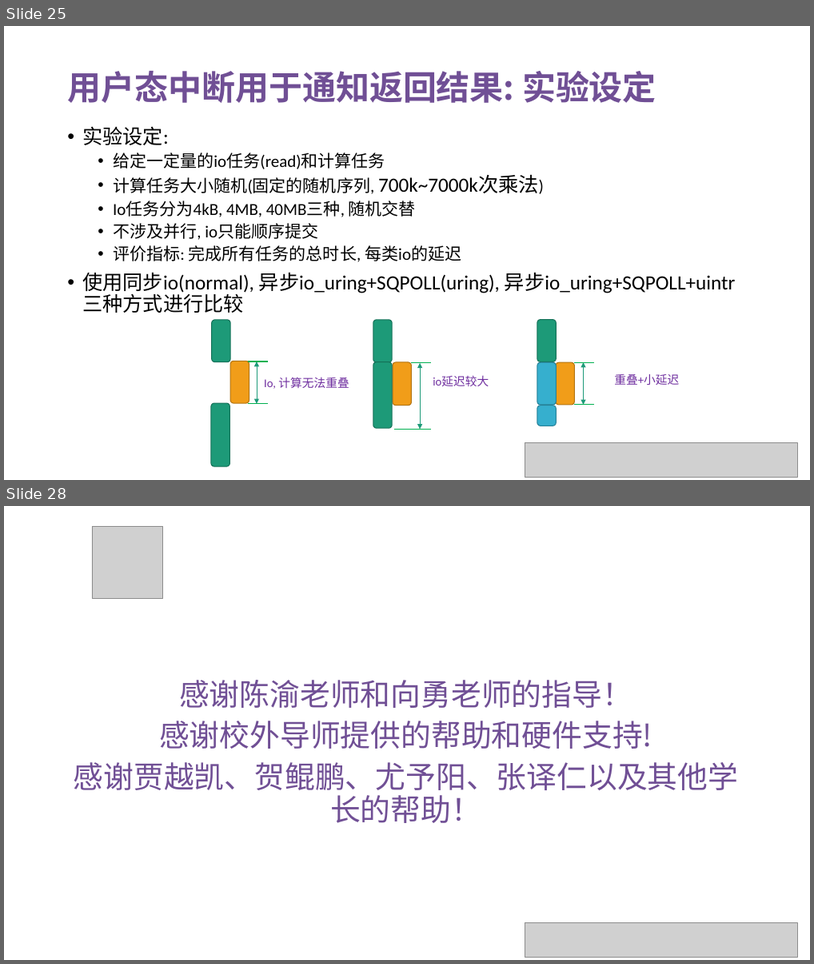
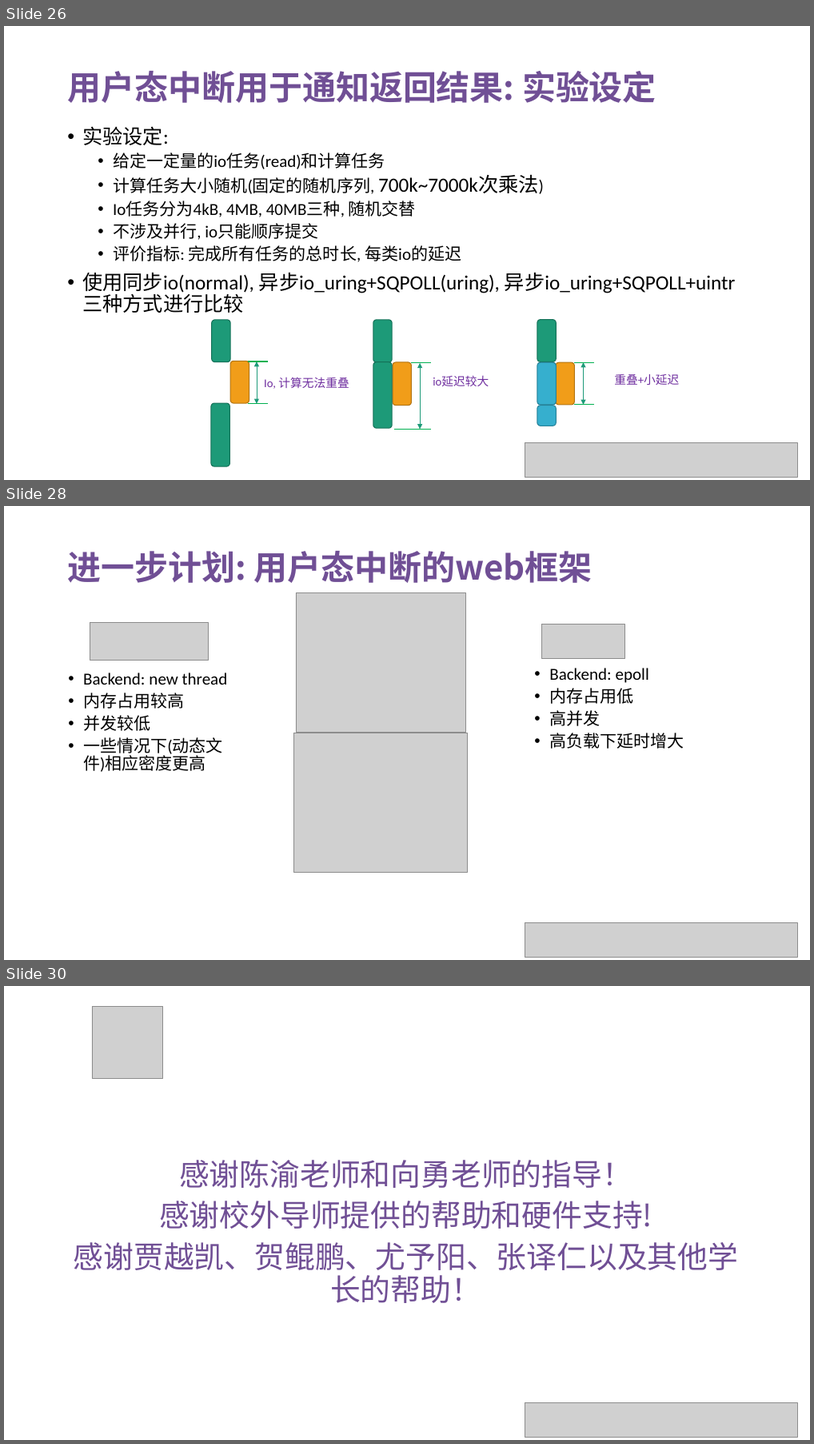
Before and after one commit to OS-F-4/usr-intr, a slide deck: 技术交流报告.pptx. Shown one above the other, each under a label of ours: slides 25 and 28 before the commit, slides 26, 28 and 30 after it; the slides between them are not shown. The pictures are 814x964 and 814x1444 pixels, drawn with LibreOffice and Linux fonts; fonts in the diff are those of the drawing; grey boxes stand for pictures. Boxes give left, top, right and bottom in pixels: in the first picture for what was removed or moved away, otherwise in the second. Text is boxed around its words. In the diff, an @@ line names an element or a change of style, - is before the commit and + after.

```diff
--- a/技术交流报告.pptx
+++ b/技术交流报告.pptx
@@ slide 28 added at (4,506,810,960), background #FFFFFF @@
@@ text added at (67,551,592,583), 40 pt, text #704F95, bold @@
+进一步计划: 用户态中断的web框架
@@ picture added at (296,593,466,732) @@
@@ picture added at (90,623,209,660) @@
@@ picture added at (542,624,625,658) @@
@@ text added at (83,672,228,772), 20 pt, text #000000 @@
+  • Backend: new thread
+  • 内存占用较高
+  • 并发较低
+  • 一些情况下(动态文件)相应密度更高
@@ text added at (550,668,684,748), 20 pt, text #000000 @@
+  • Backend: epoll
+  • 内存占用低
+  • 高并发
+  • 高负载下延时增大
@@ picture added at (294,733,468,872) @@
@@ picture added at (526,923,798,956) @@
@@ what was slide 25 is now slide 26 @@
@@ what was slide 28 is now slide 30 @@
```
Also in this commit, not shown: 4 slides changed, 1 other slide added, 4 other files.
